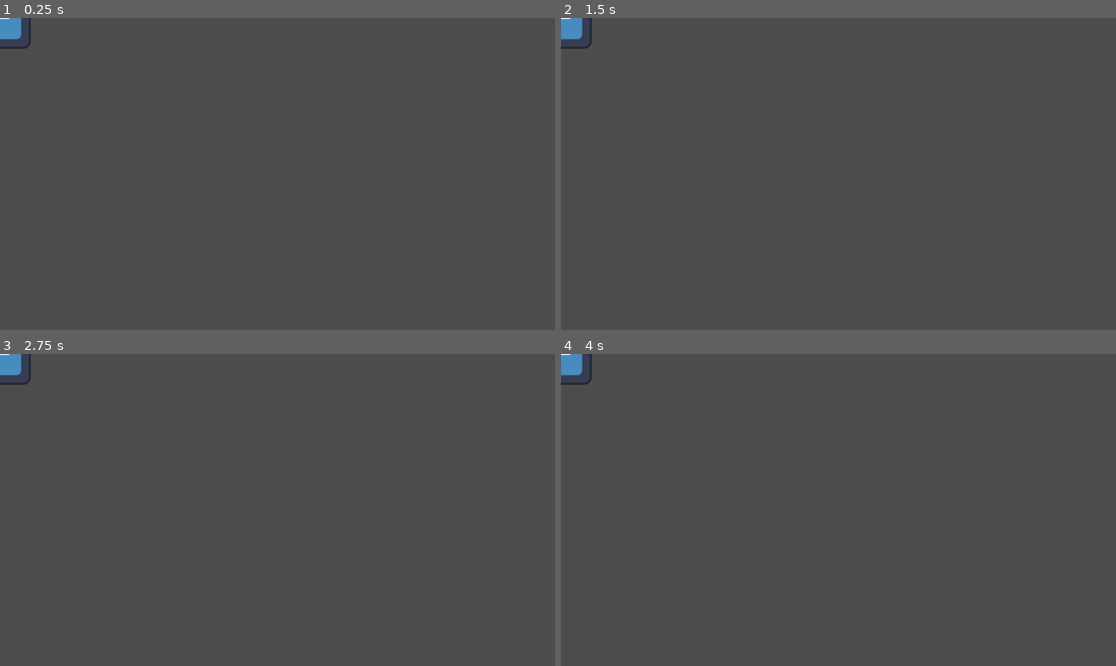
Above: before the commit, frames 1-4 (two rows, left to right).
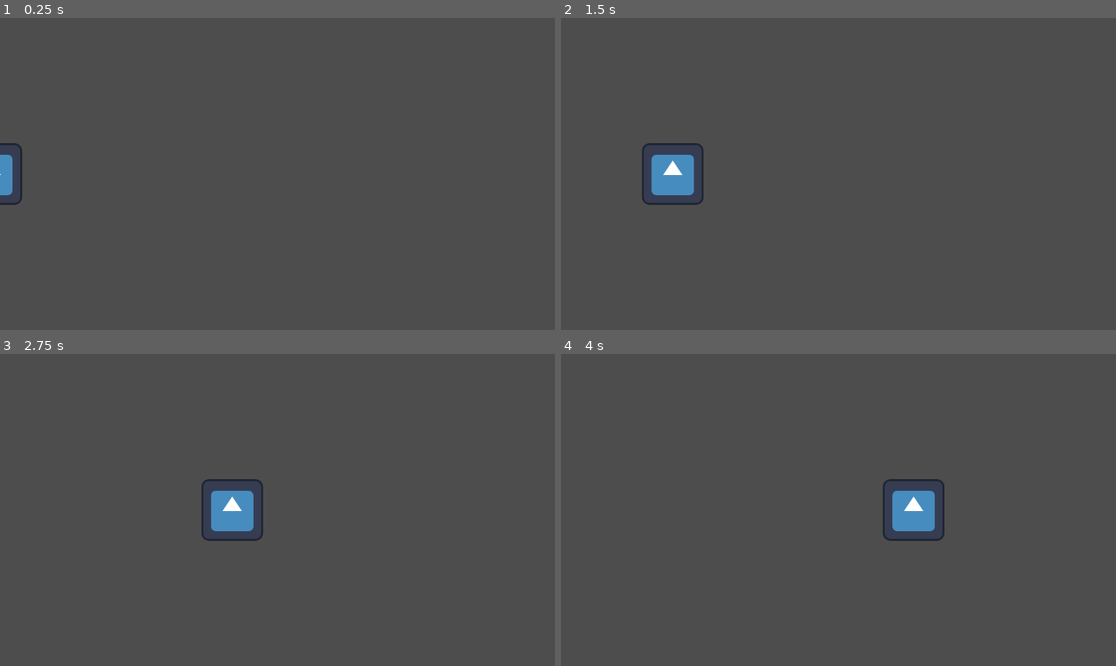
Above: after the commit, the same moments.

Repository: Meemog/GMTK2025
Game: Godot game, scene res://main.tscn
Same seed, same stepped clock (60 frames per second), same inputs: the game is played once before the commit and once after it. Before the commit the project has no main scene; this scene is started directly in both runs. The engine's default icon, where the game draws it, is replaced by a stand-in: a white triangle on a blue panel in a dark square.
Inputs:
- Up to frame 1 (0.25 s): no input
- Up to frame 2 (1.5 s): no input
- Up to frame 3 (2.75 s): no input
- Up to frame 4 (4 s): no input

The runs differ from the first frame. In frame 1, 0.7% of the frame differs, in the area x 0-6%, y 0-60%; in frame 2, 1.6%, in the area x 0-26%, y 0-60%; in frame 3, 1.6%; in frame 4, 1.6%.

Commit message:
Added basic gamplay

Diff:
--- /dev/null
+++ b/main/lil_guy.gd
@@ -0,0 +1,18 @@
+extends Area2D
+
+@export var speed = 200
+var screen_size
+
+func _ready():
+    screen_size = get_viewport_rect().size
+    hide()
+
+func _process(delta: float) -> void:
+    var velocity = Vector2.ZERO
+    velocity.x += 1
+
+    position += velocity * delta * speed
+
+func start(pos):
+    position = pos
+    show()
--- /dev/null
+++ b/main/lil_guy.tscn
@@ -0,0 +1,16 @@
+[gd_scene load_steps=4 format=3 uid="uid://m3blkassnym0"]
+
+[ext_resource type="Texture2D" uid="uid://dgw5ry7vn84ik" path="res://icon.svg" id="1_2bqu3"]
+[ext_resource type="Script" uid="uid://0i4r7o1uyryq" path="res://lil_guy.gd" id="1_i2avw"]
+
+[sub_resource type="RectangleShape2D" id="RectangleShape2D_i2avw"]
+size = Vector2(124, 124)
+
+[node name="LilGuy" type="Area2D"]
+script = ExtResource("1_i2avw")
+
+[node name="Sprite2D" type="Sprite2D" parent="."]
+texture = ExtResource("1_2bqu3")
+
+[node name="CollisionShape2D" type="CollisionShape2D" parent="."]
+shape = SubResource("RectangleShape2D_i2avw")
--- /dev/null
+++ b/main/main.gd
@@ -0,0 +1,4 @@
+extends Node2D
+
+func _ready() -> void:
+    $LilGuy.start($StartPosition.position)
--- a/main/main.tscn
+++ b/main/main.tscn
@@ -1,8 +1,12 @@
-[gd_scene load_steps=2 format=3 uid="uid://cvec1d7cq015b"]
+[gd_scene load_steps=3 format=3 uid="uid://cvec1d7cq015b"]
 
-[ext_resource type="Texture2D" uid="uid://dgw5ry7vn84ik" path="res://icon.svg" id="1_ig7tw"]
+[ext_resource type="Script" uid="uid://cm57s40y521tb" path="res://main.gd" id="1_0xm2m"]
+[ext_resource type="PackedScene" uid="uid://m3blkassnym0" path="res://lil_guy.tscn" id="1_ig7tw"]
 
 [node name="Node2D" type="Node2D"]
+script = ExtResource("1_0xm2m")
 
-[node name="Sprite2D" type="Sprite2D" parent="."]
-texture = ExtResource("1_ig7tw")
+[node name="LilGuy" parent="." instance=ExtResource("1_ig7tw")]
+
+[node name="StartPosition" type="Marker2D" parent="."]
+position = Vector2(-68.02, 324)
--- a/main/project.godot
+++ b/main/project.godot
@@ -11,5 +11,6 @@
 [application]
 
 config/name="main"
+run/main_scene="uid://cvec1d7cq015b"
 config/features=PackedStringArray("4.4", "Forward Plus")
 config/icon="res://icon.svg"
Not shown, added: main/lil_guy.gd.uid
Not shown, added: main/main.gd.uid
